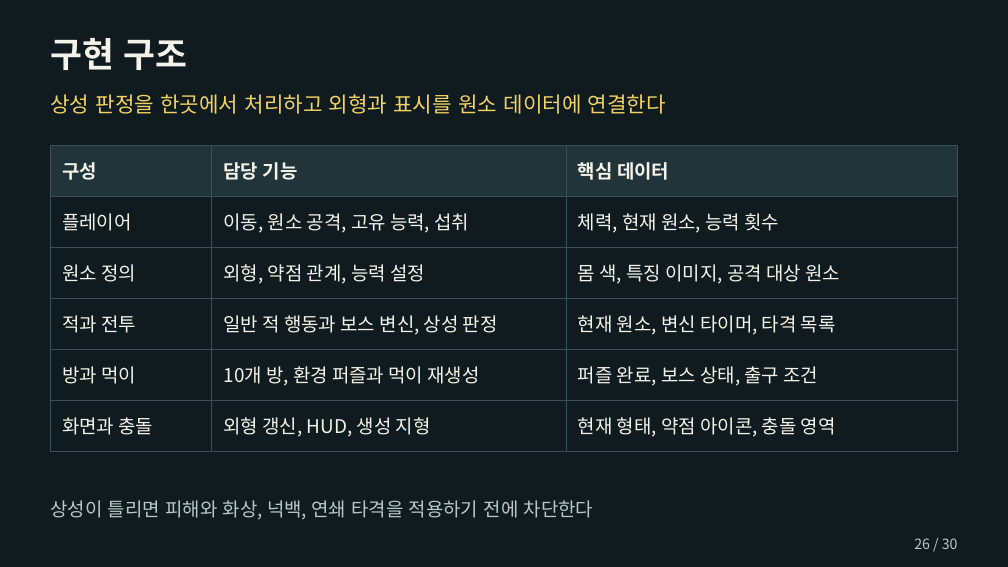
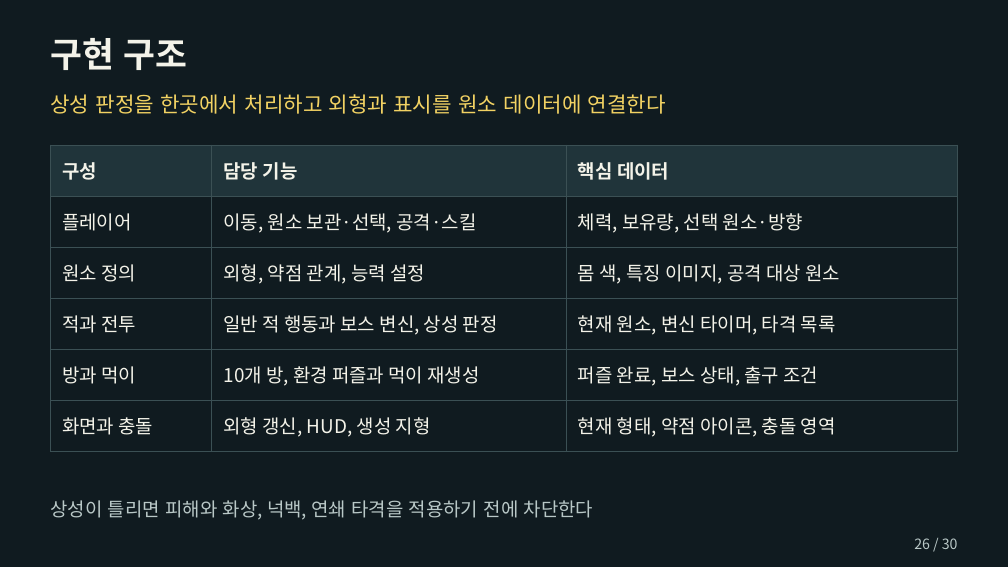
Before and after one commit to chanwhee0330/element-eater, a slide deck: slide 26 of outputs/planning/엘리먼트_이터_기획서_허찬휘.pptx. Drawn at 1008x567 pixels with LibreOffice and Linux fonts; fonts in the diff are those of the drawing. Boxes give left, top, right and bottom in pixels: in the first picture for what was removed or moved away, otherwise in the second. Text is boxed around its words. In the diff, an @@ line names an element or a change of style, - is before the commit and + after.

```diff
--- a/outputs/planning/엘리먼트_이터_기획서_허찬휘.pptx
+++ b/outputs/planning/엘리먼트_이터_기획서_허찬휘.pptx
@@ table at <box>51,145,959,451</box> @@
-row 2, column 2: 이동, 원소 공격, 고유 능력, 섭취
+row 2, column 2: 이동, 원소 보관·선택, 공격·스킬
-row 2, column 3: 체력, 현재 원소, 능력 횟수
+row 2, column 3: 체력, 보유량, 선택 원소·방향
```
Also in this commit, not shown: 14 other slides changed, 6 other files.
